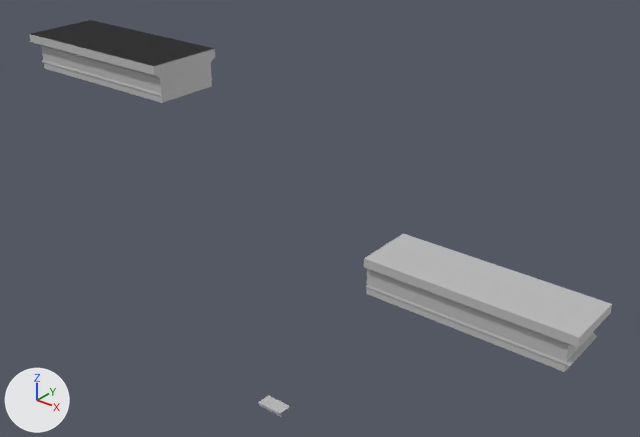
An edit to the FBX model UDK-2011-08/UDKGame/Content/Nomon/Assets/pillar_top_right.fbx, drawn before and after from the same camera.
One viewpoint serves both versions: a 50 mm camera at (6.78, -7.69, 8.64) aimed at (0.23, 0.51, 3.56). Arrows for +X, +Y and +Z are at lower left; the lights stay in place. Where no turn or scale is listed for an object, it has been applied to the vertices.
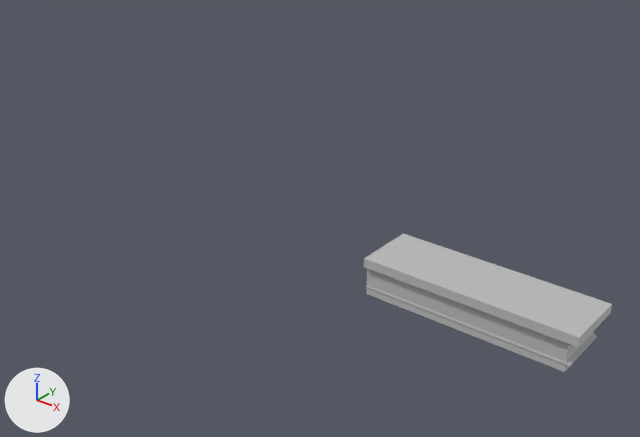
What differs and where, as boxes (x1, y1, x2, y2) in the pictures (640 x 437 px):
'polySurface5', deleted
    before: (29, 20, 214, 103)
'polySurface4', deleted
    before: (34, 21, 215, 103)
'polySurface3', deleted
    before: (32, 21, 211, 65)
'pasted__polySurface45', deleted
    before: (259, 395, 290, 417)

The change in detail:
Object 'polySurface3' (ob_polysurface3) is deleted.
Object 'polySurface4' (ob_polysurface4) is deleted.
Object 'polySurface5' (ob_polysurface5) is deleted.
Object 'pasted__polySurface45' (ob_pasted__polysurface45) is deleted.
